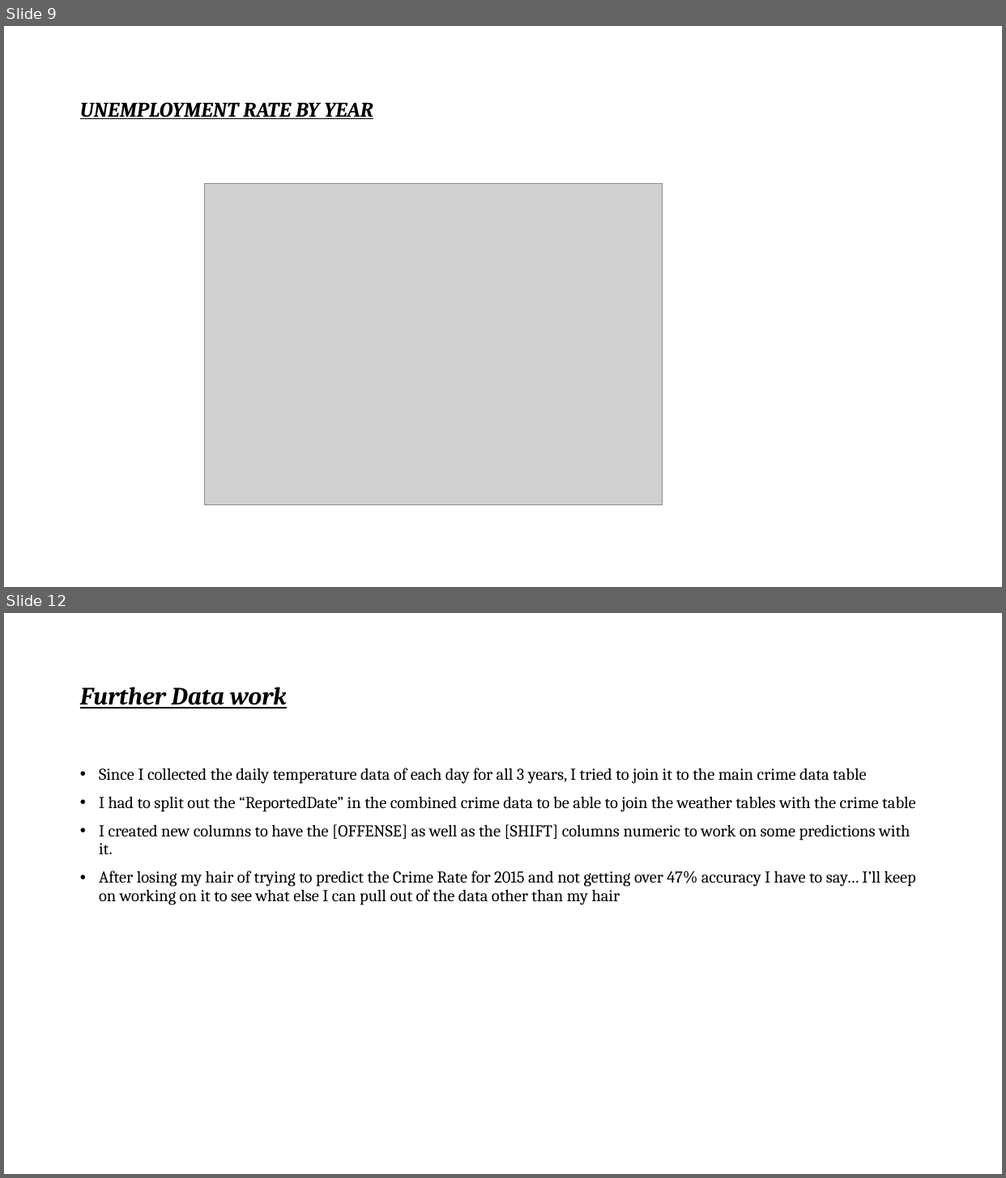
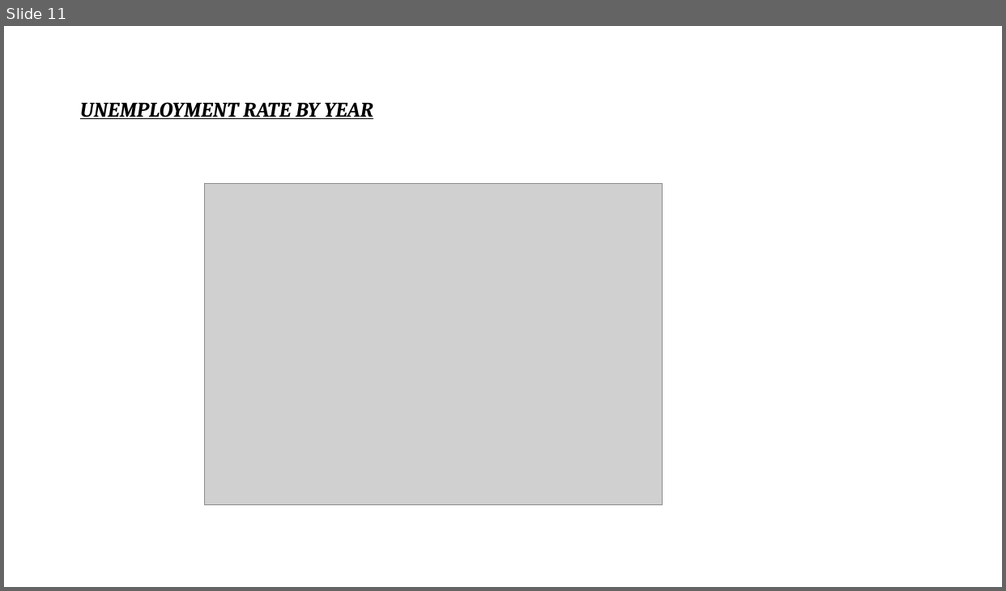
Before and after one commit to Yhuelcher/Crime-Project, a slide deck: Crime Prediction Project.pptx. Shown one above the other, each under a label of ours: slides 9 and 12 before the commit, slide 11 after it; the slides between them are not shown. The pictures are 1006x1178 and 1006x591 pixels, drawn with LibreOffice and Linux fonts; fonts in the diff are those of the drawing; grey boxes stand for pictures. Boxes give left, top, right and bottom in pixels: in the first picture for what was removed or moved away, otherwise in the second. Text is boxed around its words. In the diff, an @@ line names an element or a change of style, - is before the commit and + after.

```diff
--- a/Crime Prediction Project.pptx
+++ b/Crime Prediction Project.pptx
@@ slide 12 removed at [4, 613, 1002, 1174], background #FFFFFF @@
@@ title removed at [80, 687, 287, 709] @@
-Further Data work
@@ text removed at [99, 768, 916, 905] @@
-• Since I collected the daily temperature data of each day for all 3 years, I tried to join it to the main crime data table
-• I had to split out the “ReportedDate” in the combined crime data to be able to join the weather tables with the crime table
-• I created new columns to have the [OFFENSE] as well as the [SHIFT] columns numeric to work on some predictions with it.
-• After losing my hair of trying to predict the Crime Rate for 2015 and not getting over 47% accuracy I have to say… I’ll keep on working on it to see what else I can pull out of the data other than my hair
@@ what was slide 9 is now slide 11 @@
```
Also in this commit, not shown: 6 slides changed, 6 slides added, 1 other file.
